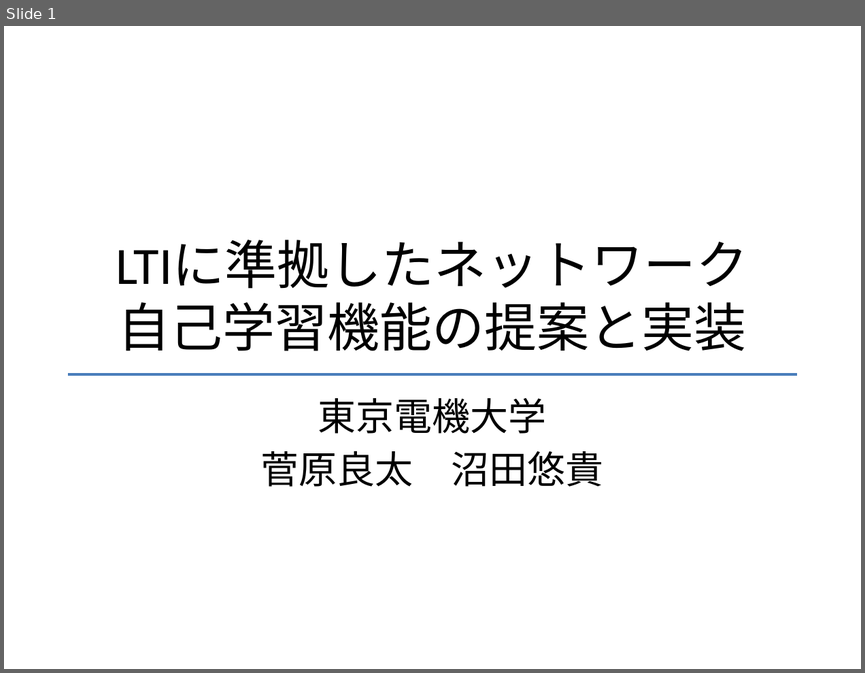
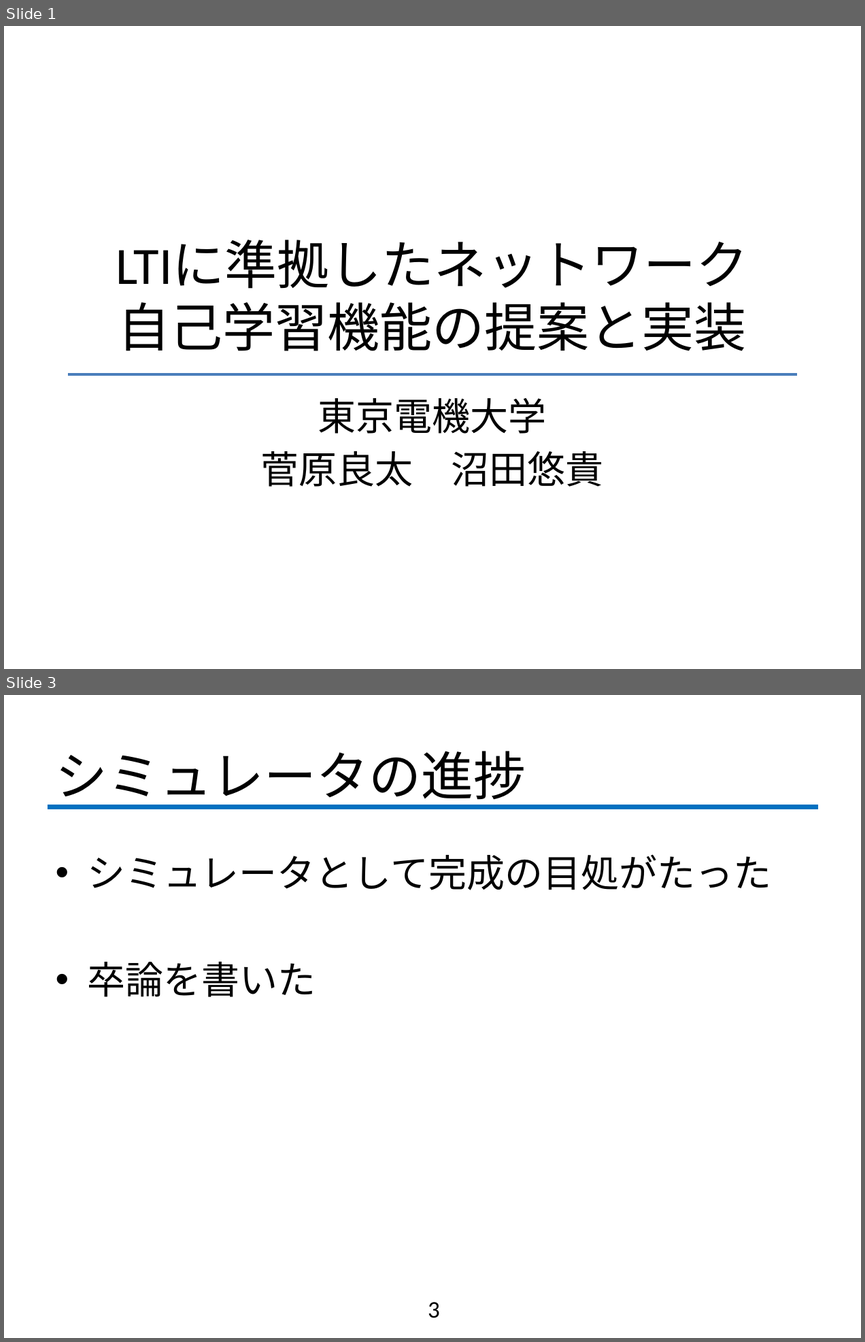
Before and after one commit to fujiLabo/fuji_simu, a slide deck: 1225進捗(numa).pptx. Shown one above the other, each under a label of ours: slide 1 before the commit, slides 1 and 3 after it; the slides between them are not shown. The pictures are 865x673 and 865x1342 pixels, drawn with LibreOffice and Linux fonts; fonts in the diff are those of the drawing; background and template pictures are left out. Boxes give left, top, right and bottom in pixels: in the first picture for what was removed or moved away, otherwise in the second. Text is boxed around its words. In the diff, an @@ line names an element or a change of style, - is before the commit and + after.

Commit message:
進捗追加

```diff
--- a/1225進捗(numa).pptx
+++ b/1225進捗(numa).pptx
@@ slide 3 added at bbox=[4, 695, 861, 1338], background #FFFFFF @@
@@ title added at bbox=[56, 751, 526, 808], 44 pt, text #000000 @@
+シミュレータの進捗
@@ line added from (48, 807) to (818, 807), #0070C0 4 pt @@
@@ text added at bbox=[88, 854, 772, 997], 32 pt, text #000000 @@
+• シミュレータとして完成の目処がたった
+• 卒論を書いた
@@ page number added at bbox=[428, 1302, 440, 1318], 20 pt, text #000000 @@
+3
```
Also in this commit, not shown: 3 other slides added.
